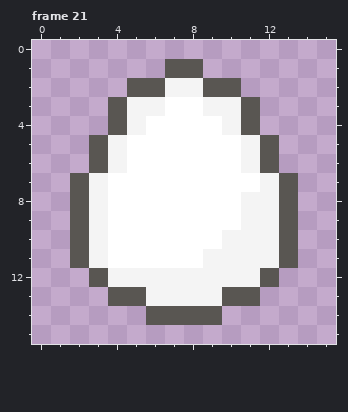
File history of a pixel-art file, art/objects.aseprite. The picture above was drawn from the file before the commit.
16x16 pixels, 32 frames. Shown: frame 21. The commit also changed other frames, which this record leaves out.
Now the later version:
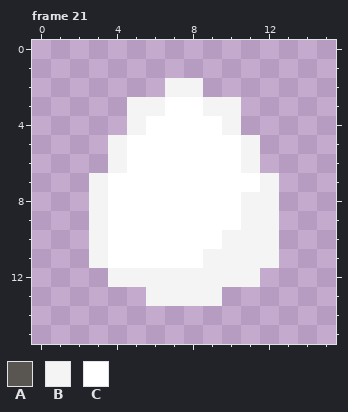
Palette (. is transparent): A #595652  B #f4f4f4  C #ffffff
Change:
Frame 21:
The edit erases colour A in row 1 at x 7 to 8; in row 2 at x 5 to 6 and 9 to 10; in rows 3 to 4 at x 4 and 11; in rows 5 to 6 at x 3 and 12; in rows 7 to 11 at x 2 and 13; in row 12 at x 3 and 12.
The edit erases colour A in row 13 at x 4 to 5 and 10 to 11; in row 14 at x 6 to 9.
Changed places in both pictures, as pixel boxes (x1, y1, x2, y2):
erased: (70, 59, 298, 325)
